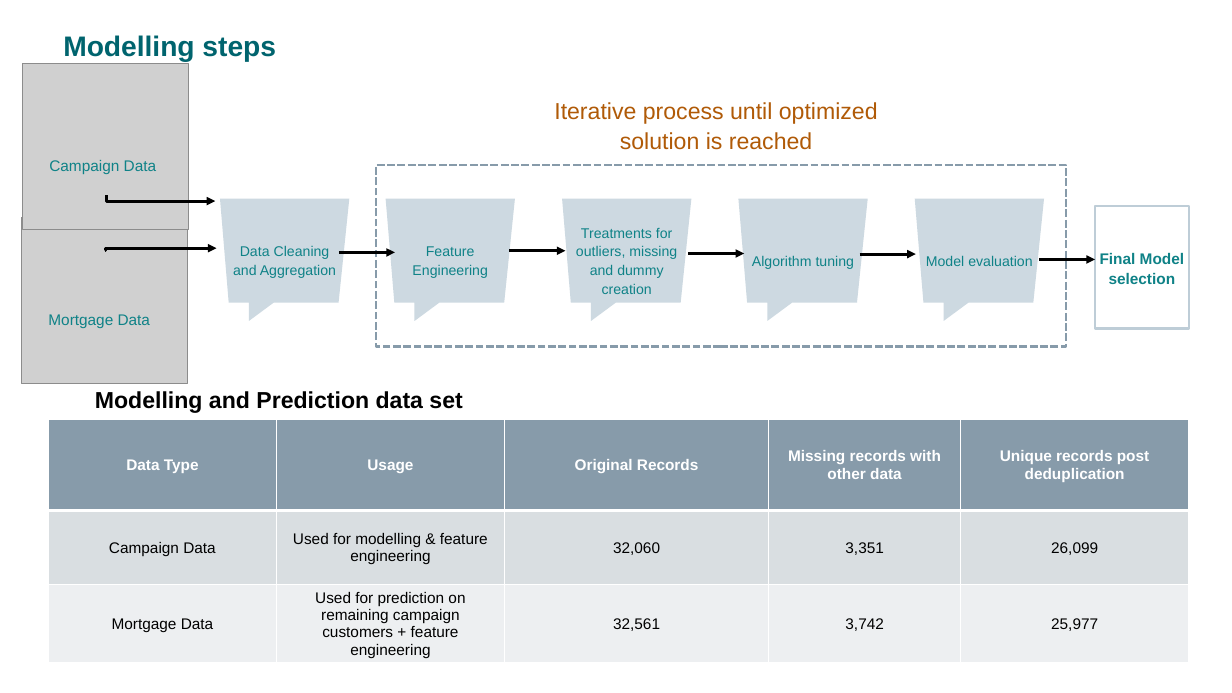
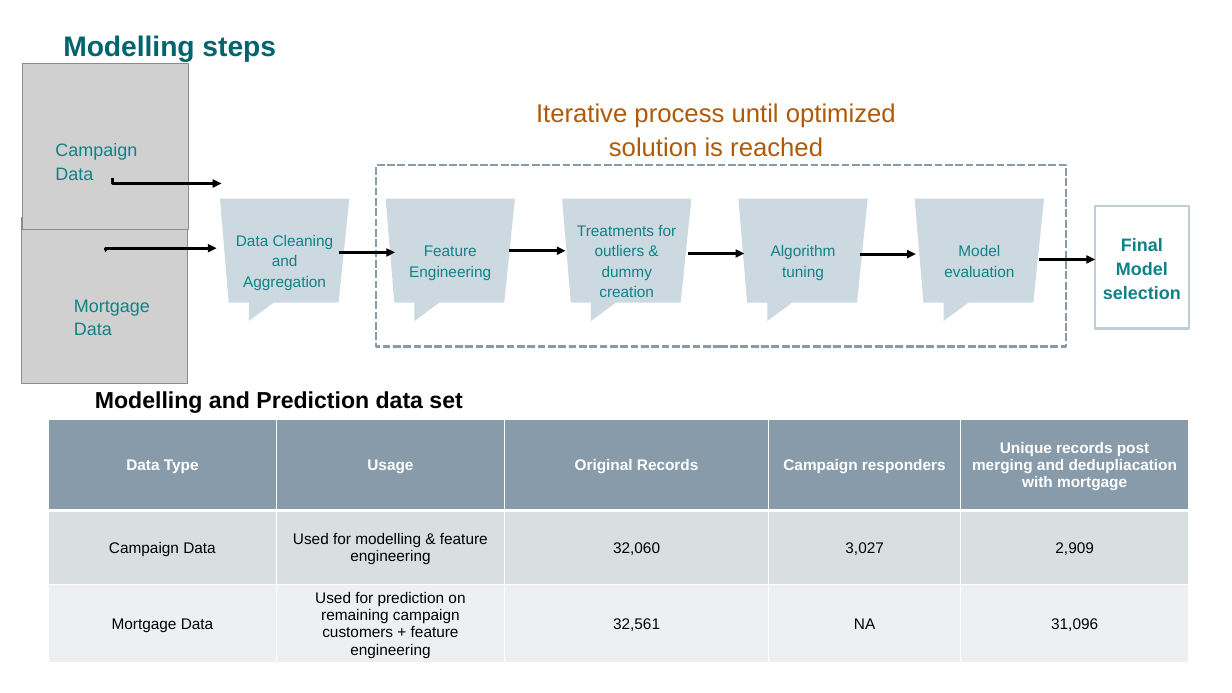
Before and after one commit to neha-balani/Assignment_Neha_Balani_23_Feb, a slide deck: slide 6 of Assignment_presentation_NB_V2.pptx. Drawn at 1232x693 pixels with LibreOffice and Linux fonts; fonts in the diff are those of the drawing; grey boxes stand for pictures. Boxes give left, top, right and bottom in pixels: in the first picture for what was removed or moved away, otherwise in the second. Text is boxed around its words. In the diff, an @@ line names an element or a change of style, - is before the commit and + after.

```diff
--- a/Assignment_presentation_NB_V2.pptx
+++ b/Assignment_presentation_NB_V2.pptx
@@ text "Iterative process until optimized solution ..." at (536,103,896,157): size 18 to 20 pt @@
@@ text "Campaign Data": place and size @@
-text "Campaign Data" at (49,160,156,174)
+text "Campaign Data" at (55,143,137,180)
@@ elbow arrow moved from (106, 196) - (215, 201) to (112, 178) - (221, 184) @@
@@ size 11 to 12 pt in 4 elements at (220,199,349,322), (385,199,515,322), (738,199,868,322), (915,199,1044,322) @@
@@ text in freeform shape at (577,225,676,297): text changed; size 11 to 12 pt @@
-Treatments for outliers, missing and dummy creation
+Treatments for outliers & dummy creation
@@ size 12 to 14 pt in 3 elements at (1095,206,1189,329), (55,143,137,180), (74,299,150,335) @@
@@ text "Mortgage Data": place and size @@
-text "Mortgage Data" at (48,314,150,328)
+text "Mortgage Data" at (74,299,150,335)
@@ table at (48,420,1189,668) @@
-row 1, column 4: Missing records with other data
+row 1, column 4: Campaign responders
-row 1, column 5: Unique records post deduplication
+row 1, column 5: Unique records post merging and dedupliacation with mortgage
-row 2, column 4: 3,351
+row 2, column 4: 3,027
-row 2, column 5: 26,099
+row 2, column 5: 2,909
-row 3, column 4: 3,742
+row 3, column 4: NA
-row 3, column 5: 25,977
+row 3, column 5: 31,096
```
Also in this commit, not shown: 4 other slides changed.
